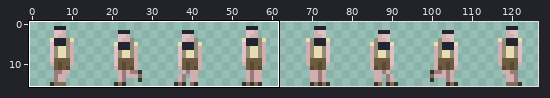
A sprite sheet gets an edit: src/assets/chars/sailor-simple.png. Above, an overview of the earlier version with the close-up marked.
Close-up. As it was:
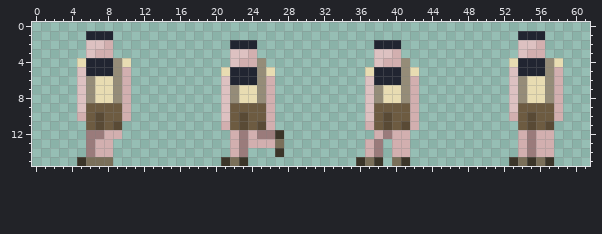
The file is 256x32 pixels, drawn in blocks of 2x2; one block is one cell here. Pixels under 10% opacity are left out. Shown: x 0..61, y 0..15. The old version is drawn lined up with the new one, on the new canvas. The wide view leaves out empty margins.
After:
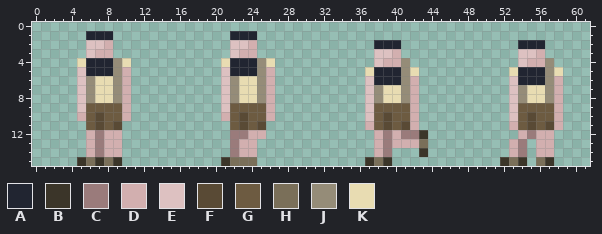
Palette (. is transparent): A #212531  B #3b3529  C #9a7b7b  D #d2afaf  E #ddc1c1  F #594a35  G #6d5b41  H #7a6f59  J #958c78  K #e8dcb2
Difference:
canvas 128x16 -> 512x16
Changed rows in their new state; - is an unchanged pixel.
first column x 21:
 1 -AAA-----------------------------...--
 2 -EED-----------------------------AAA--
 3 --D-------------------------------E---
 4 KAAA-K--------------------------.EDD-.
 5 E----D--------------------------K----K
 6 -JKK-----------------------------AAA--
first column x 6:
10 ---------------D-------------------------------E-----
11 ---------------.----.--------------------------D----D
12 D---------------C--D..-------------CCB---------------
13 DC-D------------CD-...---------.DC--DH---------DC.---
14 DC-D------------CDD--.---------.DC..-B---------DC.---
15 -B-B-------------HH-----------.BHB..----------BHB.---
Pixel boxes of the changes (left, top, right, bottom) in both close-ups:
changed: (221, 31, 284, 166)
changed: (500, 31, 563, 166)
changed: (86, 130, 122, 166)
changed: (356, 130, 428, 166)
